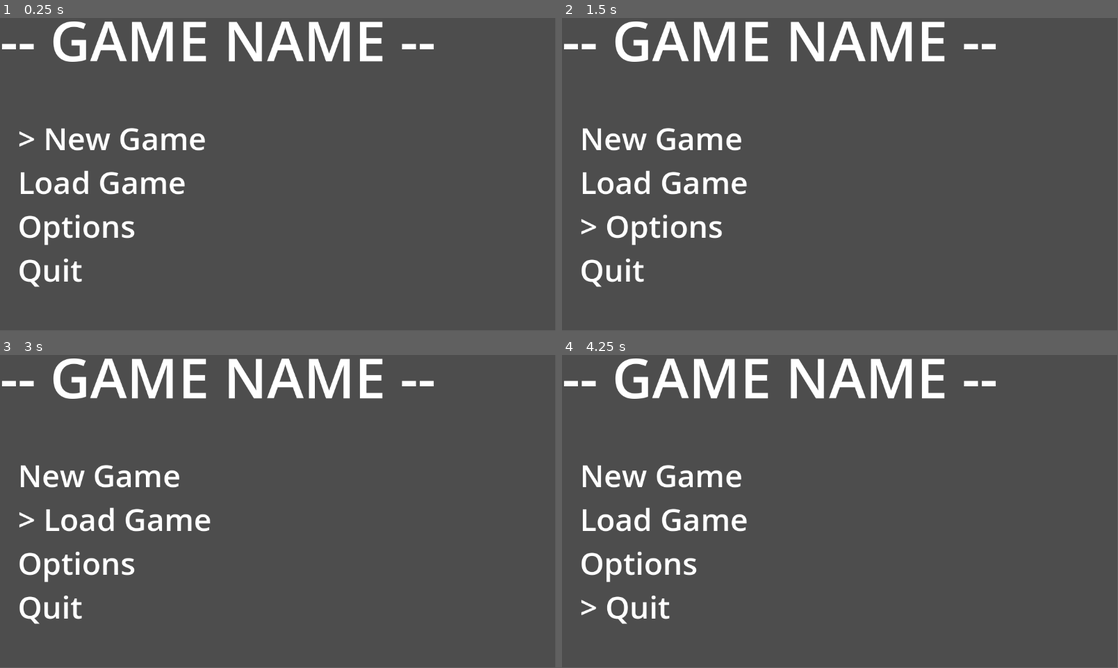
Above: before the commit, frames 1-4 (two rows, left to right).
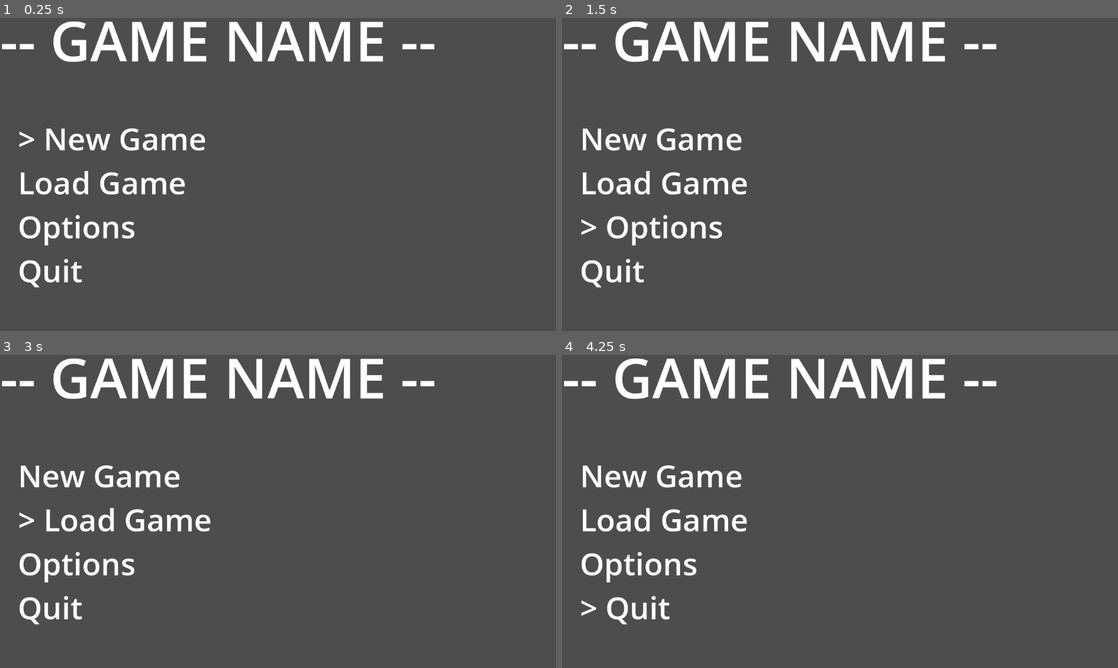
Above: after the commit, the same moments.

Repository: adamalbu/one-button
Game: Godot game, scene res://scenes/menus/main_menu.tscn
Same seed, same stepped clock (60 frames per second), same inputs: the game is played once before the commit and once after it.
Inputs (mouse positions are in pixels of both pictures, inside the frame that each line leads up to):
- Up to frame 1 (0.25 s): no input
- Up to frame 2 (1.5 s): tap Enter at 0.5 s; move the mouse to (962, 158) at 0.52 s; hold Space (button) 0.53-1.28 s; click (962, 158) at 0.67 s; move the mouse to (728, 190) at 1.27 s; tap Space (button) at 1.35 s; click (728, 190) at 1.42 s
- Up to frame 3 (3 s): tap Enter at 2 s; move the mouse to (333, 442) at 2.02 s; hold Space (button) 2.03-2.78 s; click (333, 442) at 2.17 s; move the mouse to (250, 574) at 2.77 s; tap Space (button) at 2.85 s; click (250, 574) at 2.92 s
- Up to frame 4 (4.25 s): tap Enter at 3.5 s; move the mouse to (1006, 558) at 3.52 s; hold Space (button) from 3.53 s (still down); click (1006, 558) at 3.67 s
The window is 799x449 before the commit and 800x450 after it. Grey fills any space a smaller window leaves; there, only what the larger window draws over its background counts as a difference.

The runs differ from the first frame. In frame 1, 1.4% of the frame differs, in the area x 3-79%, y 1-87%; in frame 2, 1.4%; in frame 3, 1.4%; in frame 4, 1.4%.

Commit message:
Made viewport scale with window size

Diff:
--- a/project.godot
+++ b/project.godot
@@ -20,6 +20,11 @@
 
 GlobalVariables="*res://global_variables.gd"
 
+[display]
+
+window/stretch/mode="viewport"
+window/stretch/aspect="expand"
+
 [input]
 
 button={
--- a/scenes/menus/settings_menu.tscn
+++ b/scenes/menus/settings_menu.tscn
@@ -12,6 +12,7 @@
 script = ExtResource("1_u7b8f")
 
 [node name="Title" type="Label" parent="."]
+layout_mode = 0
 offset_top = -13.0
 offset_right = 430.0
 offset_bottom = 68.0
@@ -19,6 +20,7 @@
 text = "Settings"
 
 [node name="Menu" type="Label" parent="."]
+layout_mode = 0
 offset_left = 37.0
 offset_top = 124.0
 offset_right = 345.0
